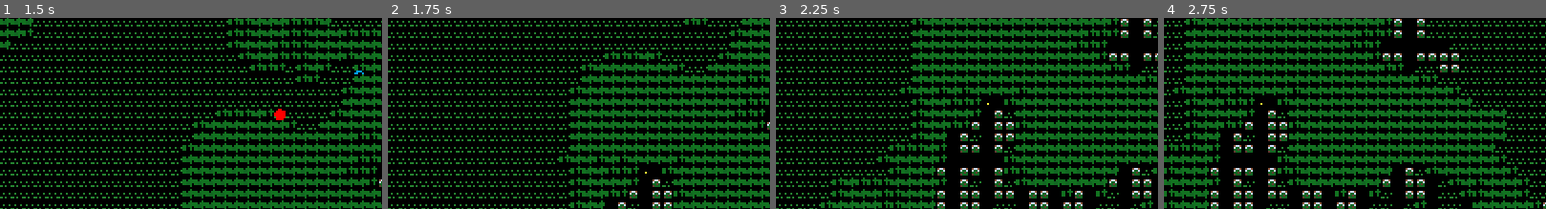
Above: before the commit, frames 1-4 (left to right).
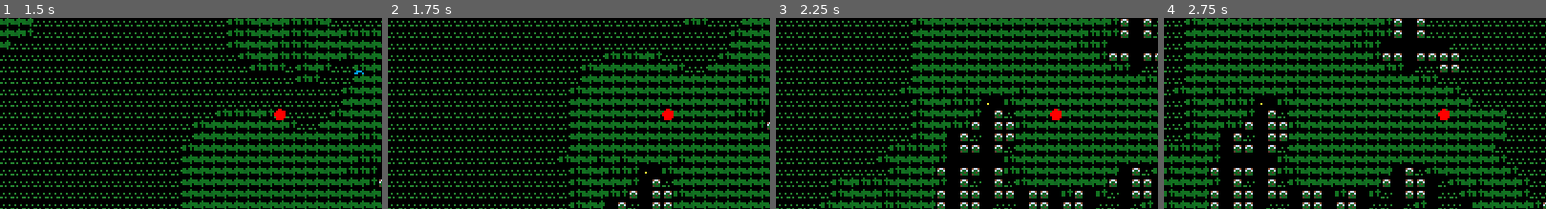
Above: after the commit, the same moments.

Repository: AliveGh0st/overmapchunkdemo
Game: Godot game, scene res://overmap_system.tscn
The game is run twice, just before and just after one commit, with the same random seed, the same clock (stepped at 60 frames per second) and the same inputs.
Inputs (mouse positions are % of the whole screen's width and height, from its top left):
- Up to frame 1 (1.5 s): tap Enter at 0.5 s; move the mouse to (72, 45) at 0.52 s; hold Right (ui_right) 0.53-1.28 s; hold Z 0.53-1.28 s; click (72, 45) at 0.67 s; move the mouse to (30, 55) at 1.27 s; hold Down (ui_down) from 1.28 s (still down); tap Tab at 1.35 s
- Up to frame 2 (1.75 s): keep holding Down (ui_down)
- Up to frame 3 (2.25 s): move the mouse to (60, 28) at 2.02 s; release Down (ui_down) at 2.03 s; hold Right (ui_right) from 2.03 s (still down); tap I at 2.1 s
- Up to frame 4 (2.75 s): keep holding Right (ui_right)
The pictures show only the part of the screen within x 13-63%, y 25-75%; the shares and areas given below are measured in that part.

Frame 1 is identical in both runs. In frame 2, 0.1% of the frame differs, in the area x 71-75%, y 47-54%; in frame 3, 0.1%; in frame 4, 0.1%.

Commit message:
refactor: 移除玩家闪烁效果

Diff:
--- a/config_manager.gd
+++ b/config_manager.gd
@@ -118,10 +118,6 @@
 	const MOVEMENT_SPEED: float = 320.0  ## 移动速度（像素/秒）
 	const GRID_ALIGNED: bool = true  ## 是否启用格子对齐
 
-	## 玩家标记闪烁效果
-	const BLINK_ENABLED: bool = true
-	const BLINK_INTERVAL: float = 0.1  ## 闪烁间隔时间（秒）
-
 # ============================================================================
 # 摄像机配置
 # ============================================================================
--- a/overmap_renderer.gd
+++ b/overmap_renderer.gd
@@ -76,12 +76,6 @@
 var overmap_special_placements: Dictionary = {} ## 特殊建筑放置记录，键为世界坐标Vector2i
 
 # ============================================================================
-# 玩家闪烁效果控制
-# ============================================================================
-var player_blink_timer: float = 0.0  ## 闪烁计时器
-var player_visible: bool = true  ## 当前玩家标记是否可见
-
-# ============================================================================
 # 渲染系统状态
 # ============================================================================
 var player_marker_tile_pos: Vector2i = Vector2i(-999999, -999999)  ## 玩家标记在TileMap中的位置
@@ -182,22 +176,11 @@
 func _process(delta):
 	"""
 	每帧更新函数
-	处理区块生成冷却、玩家闪烁效果、区块生成检查和画布渲染更新
+	处理区块生成冷却、区块生成检查和画布渲染更新
 	"""
 	# 更新区块生成冷却计时器
 	if chunk_creation_cooldown > 0:
 		chunk_creation_cooldown -= delta
-
-	# 处理玩家标记闪烁效果
-	if Config.PlayerConfig.BLINK_ENABLED:
-		player_blink_timer += delta
-		if player_blink_timer >= Config.PlayerConfig.BLINK_INTERVAL:
-			player_blink_timer = 0.0
-			player_visible = !player_visible
-			render_dirty = true  # 标记需要重新渲染以显示闪烁效果
-	else:
-		# 如果闪烁被禁用，确保玩家始终可见
-		player_visible = true
 
 	if not player_ref:
 		return
@@ -1333,35 +1316,22 @@
 
 func update_player_marker(world_x: int, world_y: int):
 	"""
-	更新玩家标记的位置和可见性
-	处理闪烁效果和位置变化
+	更新玩家标记的位置（始终可见）
 	"""
 	var new_player_pos = Vector2i(world_x, world_y)
 
-	# 调试输出
-	# print("Player marker at: ", new_player_pos, " visible: ", player_visible)
-
-	# 如果位置没有变化，只需要处理闪烁效果
+	# 如果位置没有变化，确保标记存在
 	if new_player_pos == player_marker_tile_pos:
-		if player_visible:
-			player_tile_map_layer.set_cell(player_marker_tile_pos, 0, Vector2i(0, 0))  # 显示玩家标记
-			# print("Set player tile visible at: ", player_marker_tile_pos)
-		else:
-			# 清除玩家标记瓦片（闪烁效果）
-			player_tile_map_layer.erase_cell(player_marker_tile_pos)
-			# print("Cleared player tile at: ", player_marker_tile_pos)
+		player_tile_map_layer.set_cell(player_marker_tile_pos, 0, Vector2i(0, 0))
 		return
 
 	# 清除旧位置的玩家标记
 	if player_marker_tile_pos != Vector2i(-999999, -999999):
 		player_tile_map_layer.erase_cell(player_marker_tile_pos)
-		# print("Cleared old player position: ", player_marker_tile_pos)
-
-	# 设置新位置
+
+	# 设置新位置并显示标记
 	player_marker_tile_pos = new_player_pos
-	if player_visible:
-		player_tile_map_layer.set_cell(player_marker_tile_pos, 0, Vector2i(0, 0))  # 设置玩家标记
-		# print("Set new player position: ", player_marker_tile_pos)
+	player_tile_map_layer.set_cell(player_marker_tile_pos, 0, Vector2i(0, 0))
 
 func forest_noise_at(world_pos: Vector2i) -> float:
 	"""
